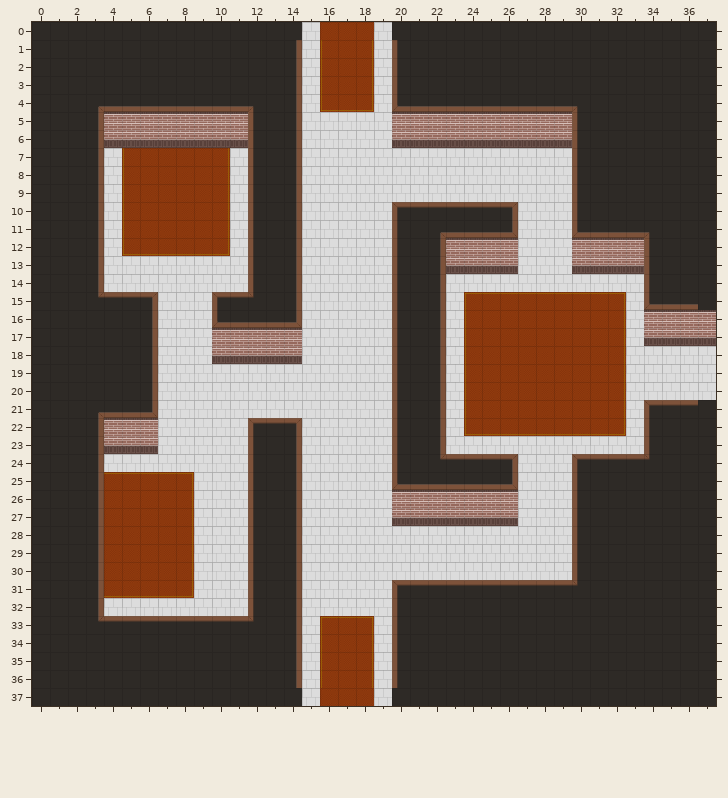
An edit to a level. Tiled map (JSON), public/map/mansion2.json. That is the earlier state.
Cells are 32x32 px. Shown: x 0..37, y 0..37.
And afterwards:
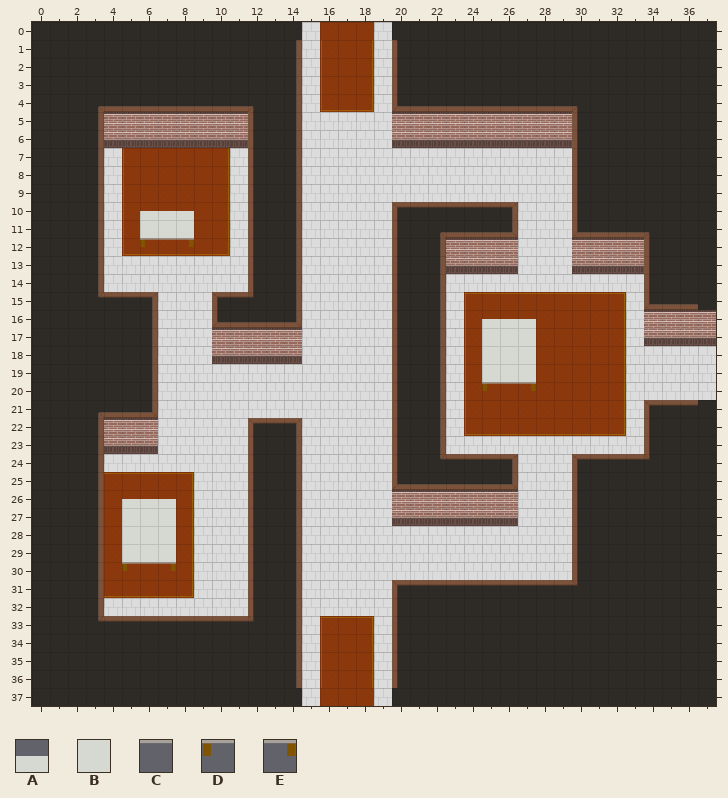
Key: from "mansion": A 28, B 36, C 37, D 44, E 45.
_ is an empty cell, . an unchanged one.
Changes in this commit:
--- layer "objects"
@@ x 6..8 @@
-10 ___
-11 ___
-12 ___
+10 AAA
+11 BBB
+12 DCE
@@ x 25..27 @@
-16 ___
-17 ___
-18 ___
-19 ___
-20 ___
+16 AAA
+17 BBB
+18 BBB
+19 BBB
+20 DCE
@@ x 5..7 @@
-26 ___
-27 ___
-28 ___
-29 ___
-30 ___
+26 AAA
+27 BBB
+28 BBB
+29 BBB
+30 DCE
